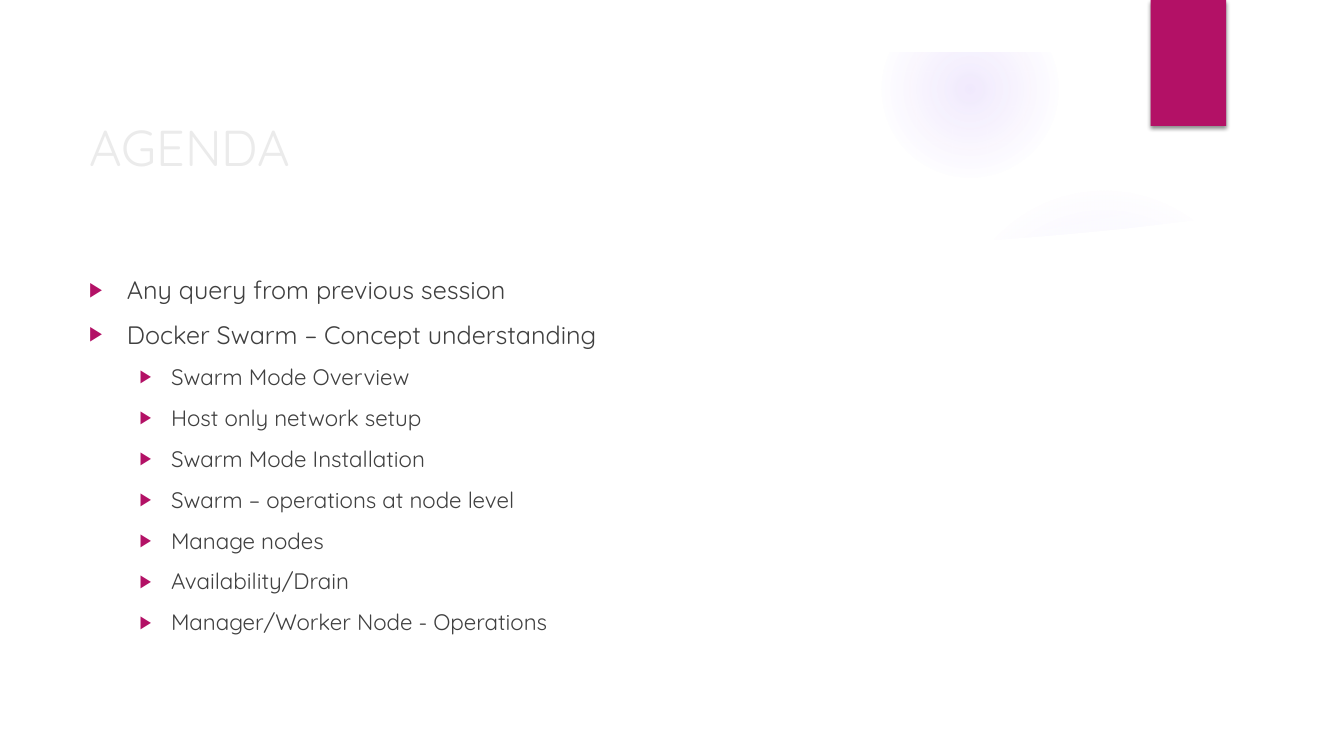
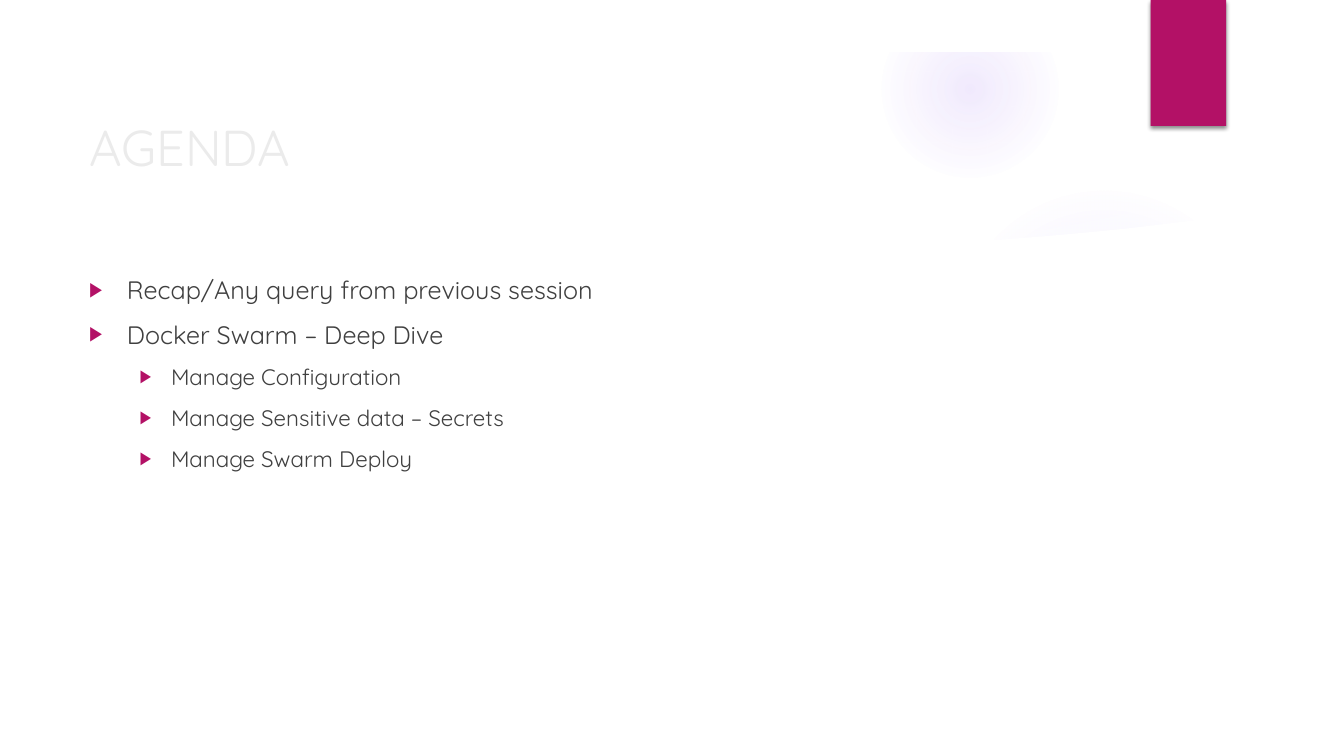
Before and after one commit to deepkumartraining/docker-k8s-April23, a slide deck: slide 2 of Day20/DockerAndKubernetes_Training-Day20.pptx. Drawn at 1344x756 pixels with LibreOffice and Linux fonts; fonts in the diff are those of the drawing; background and template pictures are left out. Boxes give left, top, right and bottom in pixels: in the first picture for what was removed or moved away, otherwise in the second. Text is boxed around its words. In the diff, an @@ line names an element or a change of style, - is before the commit and + after.

```diff
--- a/Day20/DockerAndKubernetes_Training-Day20.pptx
+++ b/Day20/DockerAndKubernetes_Training-Day20.pptx
@@ text at (127, 279, 592, 472): text changed @@
-▶ Any query from previous session
-▶ Docker Swarm – Concept understanding
-  ▶ Swarm Mode Overview
-  ▶ Host only network setup
-  ▶ Swarm Mode Installation
-  ▶ Swarm – operations at node level
-  ▶ Manage nodes
-  ▶ Availability/Drain
-  ▶ Manager/Worker Node - Operations
+▶ Recap/Any query from previous session
+▶ Docker Swarm – Deep Dive
+  ▶ Manage Configuration
+  ▶ Manage Sensitive data – Secrets
+  ▶ Manage Swarm Deploy
```
Also in this commit, not shown: 3 other slides changed, 1 other file.
